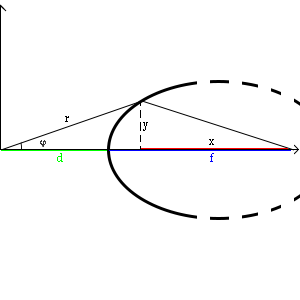
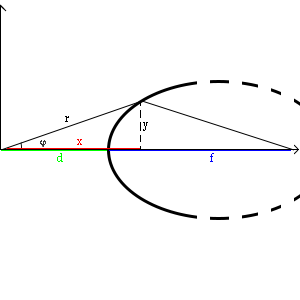
Layers edited between the first and the second 300x300 image:
painted on "x" over [77, 139, 214, 145]
painted on "Слой 6" over [7, 148, 288, 149]
